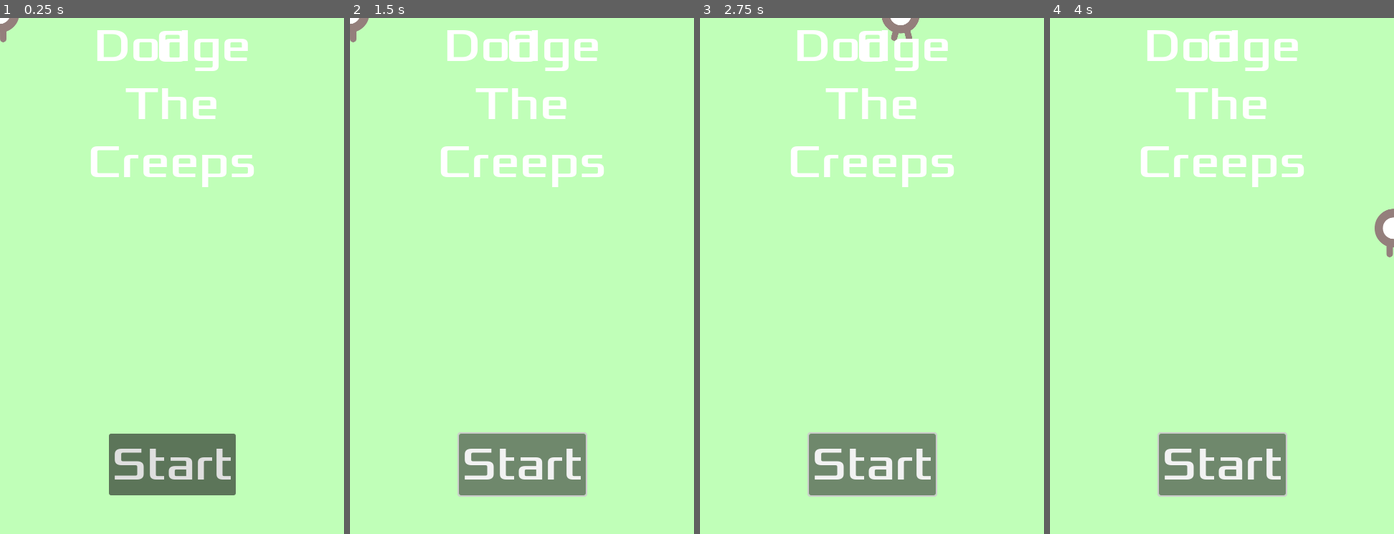
Above: before the commit, frames 1-4 (left to right).
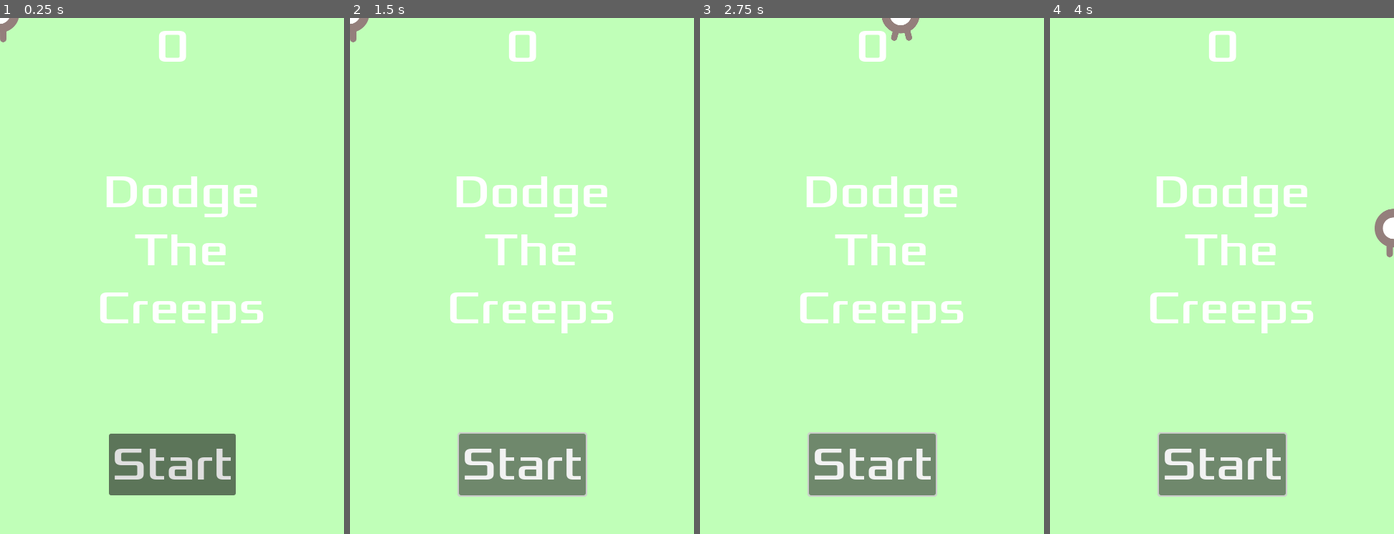
Above: after the commit, the same moments.

Repository: riddled1002/godotFirstGame
Game: Godot game, scene res://main.tscn
Two runs of this game, one before a commit and one after it. Both use one fixed random seed, a clock stepped at 60 frames per second and the inputs below.
Inputs:
- Up to frame 1 (0.25 s): no input
- Up to frame 2 (1.5 s): click "Start" at 0.5 s; click "Start" at 1.25 s
- Up to frame 3 (2.75 s): tap Enter at 2 s; hold Right (move_right) from 2.03 s (still down)
- Up to frame 4 (4 s): release Right (move_right) at 2.78 s; hold Down (move_down) 2.78-3.53 s; hold Right (move_right) from 3.53 s (still down)

The runs differ from the first frame. In frame 1, 5.5% of the frame differs, in the area x 26-77%, y 2-62%; in frame 2, 5.5%; in frame 3, 5.5%; in frame 4, 5.5%.

Commit message:
modified:   hud.tscn
Relocated title message.

Diff:
--- a/hud.tscn
+++ b/hud.tscn
@@ -24,9 +24,10 @@
 anchors_preset = 5
 anchor_left = 0.5
 anchor_right = 0.5
-offset_left = -20.0
-offset_right = 20.0
-offset_bottom = 78.0
+offset_left = -7.0
+offset_top = 203.0
+offset_right = 33.0
+offset_bottom = 446.0
 grow_horizontal = 2
 theme_override_fonts/font = ExtResource("2_x1gqy")
 theme_override_font_sizes/font_size = 64
